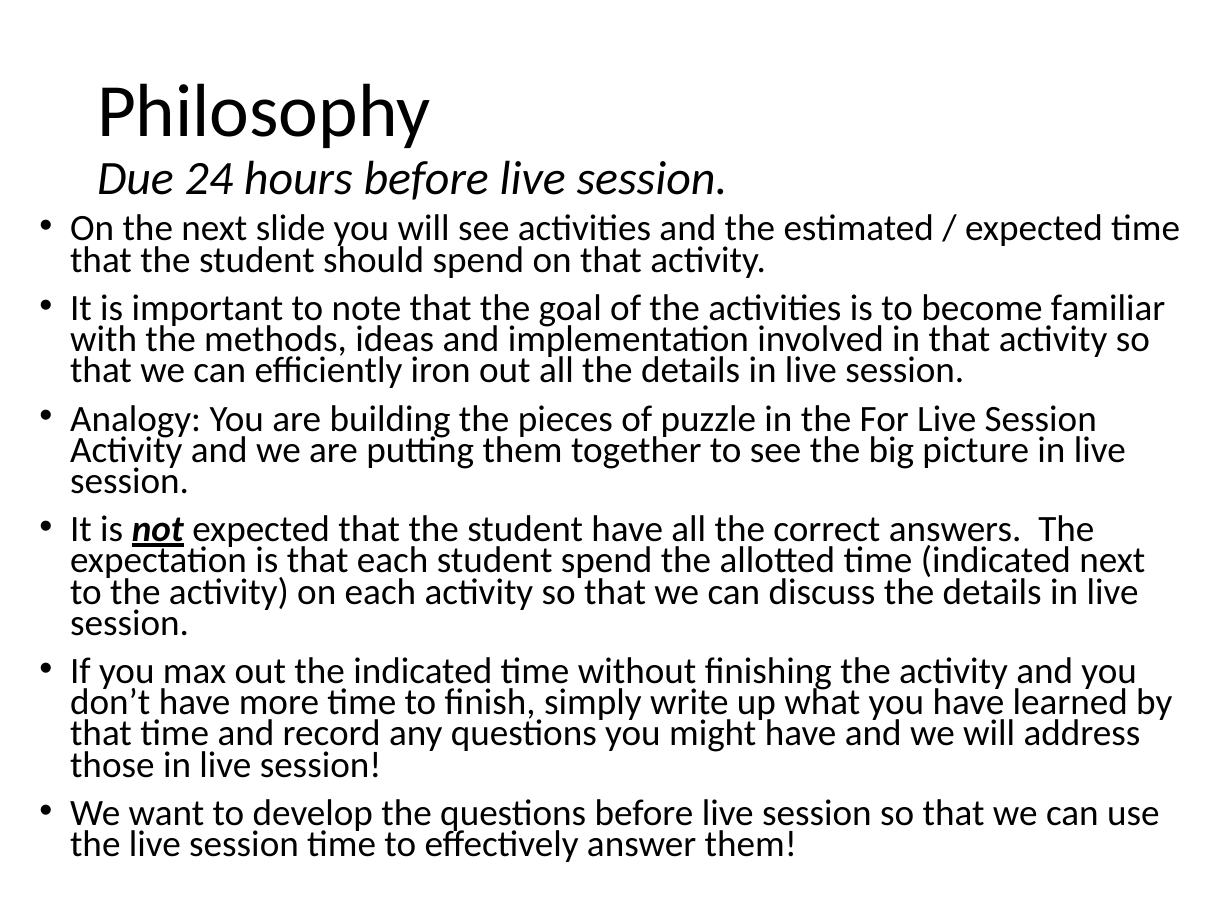
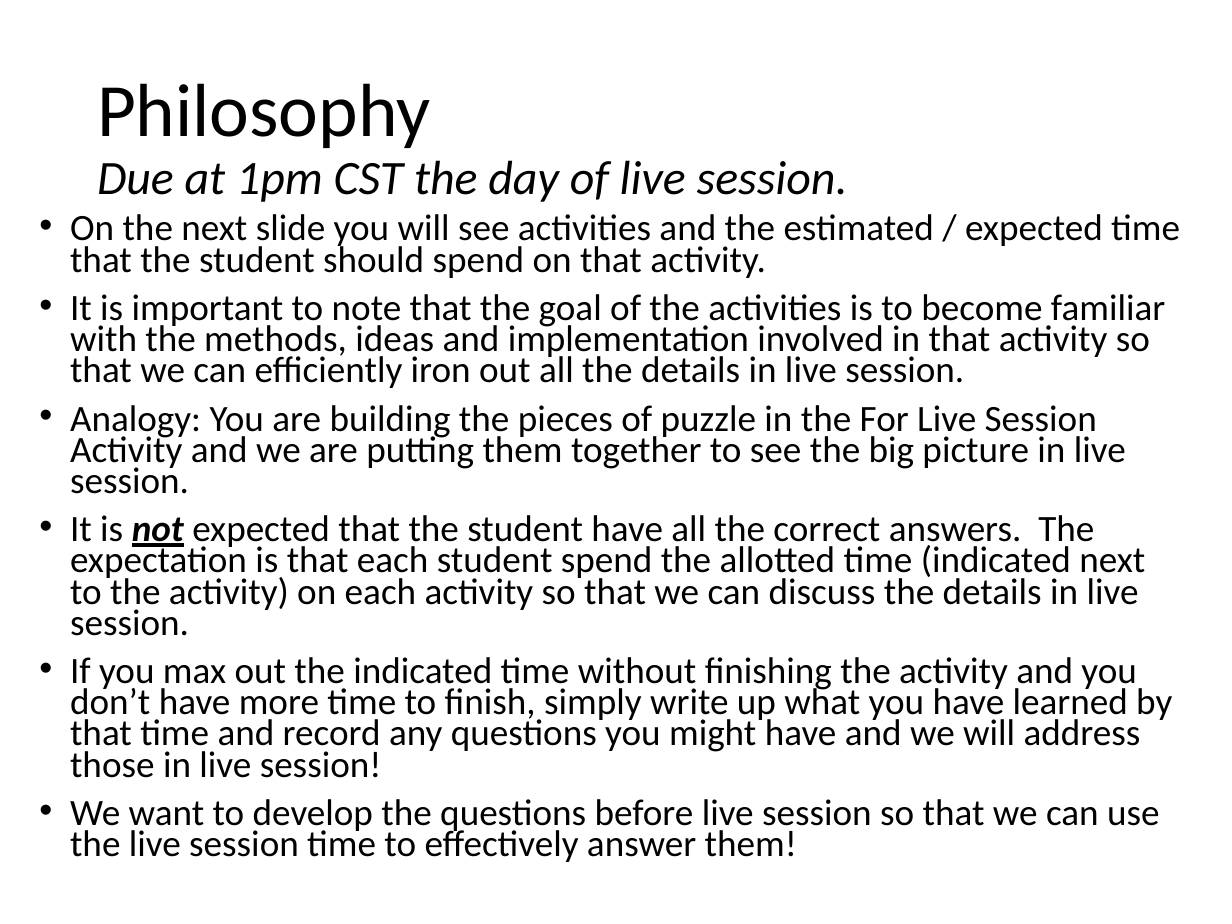
Before and after one commit to BivinSadler/MSDS_6306_Doing-Data-Science, a slide deck: slide 2 of Unit 1/For Live Session Unit 1 DDS Student.pptx. Drawn at 1232x924 pixels with LibreOffice and Linux fonts; fonts in the diff are those of the drawing. Boxes give left, top, right and bottom in pixels: in the first picture for what was removed or moved away, otherwise in the second. Text is boxed around its words. In the diff, an @@ line names an element or a change of style, - is before the commit and + after.

```diff
--- a/Unit 1/For Live Session Unit 1 DDS Student.pptx
+++ b/Unit 1/For Live Session Unit 1 DDS Student.pptx
@@ title at [97, 83, 848, 202]: text changed @@
-Philosophy
-Due 24 hours before live session.
+Philosophy
+Due at 1pm CST the day of live session.
```
Also in this commit, not shown: 1 other slide changed.
